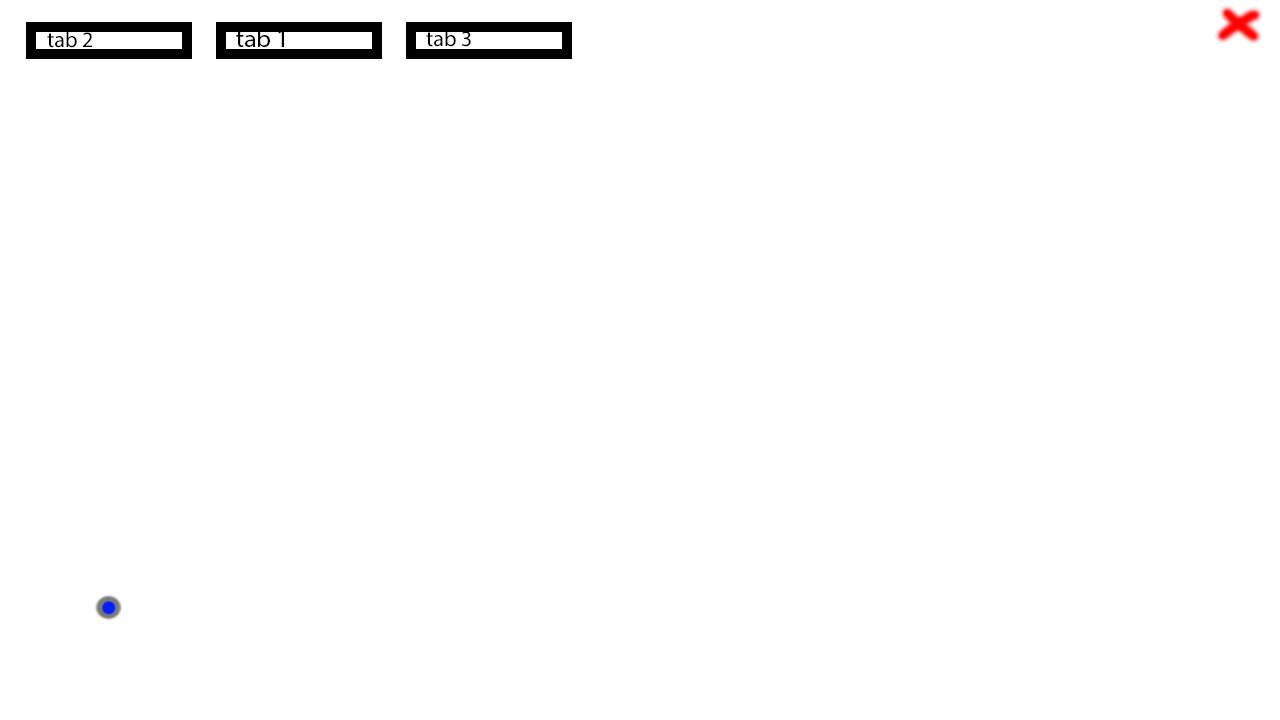
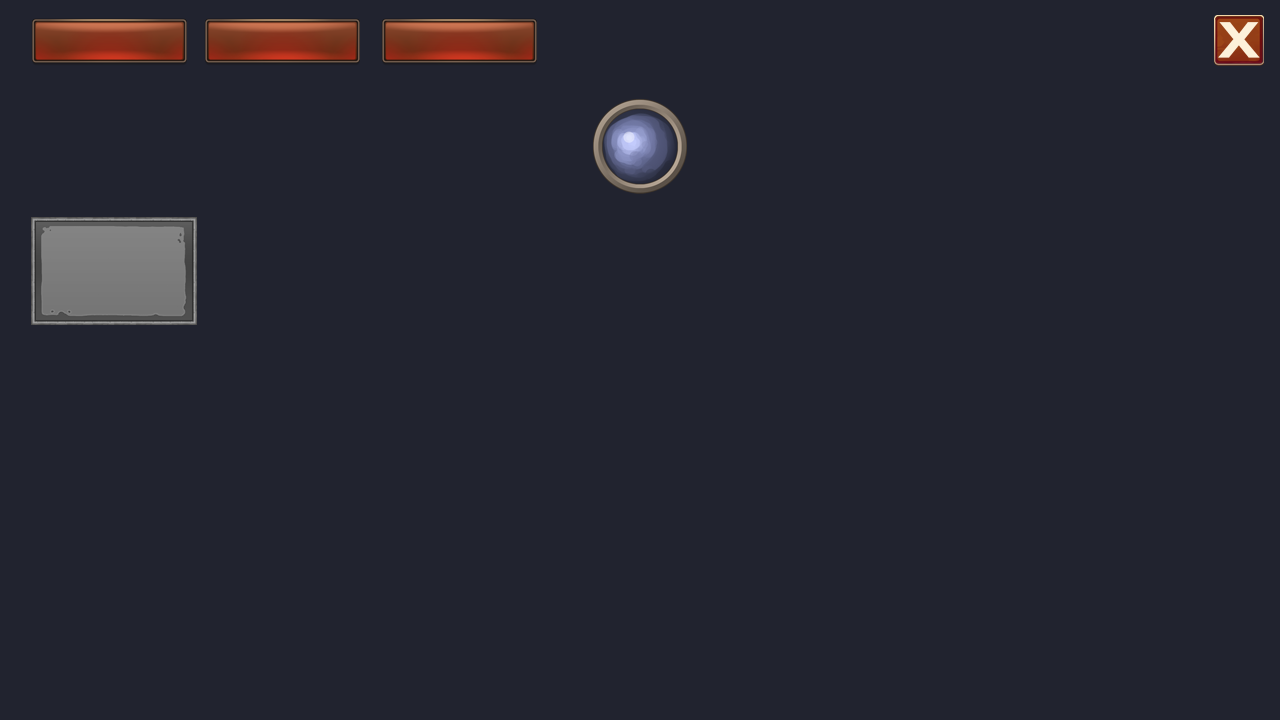
The second w=1280, h=720 image is a revision of the first. Changes to its layers:
added group "type=btn id=btn_btn --frames" with 4 layers in group "tab3 type=tab node_group=tabs --group" over (x1=31, y1=217, x2=197, y2=325)
added layer "disabled" (2nd of 3, in "tab3 type=tab node_group=tabs --group" › "type=btn id=btn_btn --frames") in group "type=btn id=btn_btn --frames" over (x1=31, y1=217, x2=197, y2=325)
added layer "click" in group "type=btn id=btn_btn --frames" over (x1=31, y1=217, x2=197, y2=325)
added layer "hover" in group "type=btn id=btn_btn --frames" over (x1=31, y1=217, x2=197, y2=325)
moved "idle" (in "tab3 type=tab node_group=tabs --group" › "type=btn id=btn_btn --frames") into group "type=btn id=btn_btn --frames", painted on it over (x1=31, y1=22, x2=572, y2=325)
added group "page_select type=radio_group --frames style=dir-h" (2nd of 2, in "tab3 type=tab node_group=tabs --group") with 2 layers in group "tab3 type=tab node_group=tabs --group" over (x1=593, y1=99, x2=687, y2=194)
added layer "selected" (2nd of 2, in "tab3 type=tab node_group=tabs --group" › "page_select type=radio_group --frames style=dir-h") in group "page_select type=radio_group --frames style=dir-h" over (x1=593, y1=99, x2=687, y2=194)
added layer "disabled" (3rd of 3, in "tab3 type=tab node_group=tabs --group" › "page_select type=radio_group --frames style=dir-h") in group "page_select type=radio_group --frames style=dir-h" over (x1=593, y1=99, x2=687, y2=194)
renamed "rim" to "type=btn id=tab2_btn target_tab=tab2", moved it out of group "idle", painted on it over (x1=204, y1=18, x2=382, y2=66)
renamed "idle" to "type=btn id=tab1_btn target_tab=tab1", moved it out of group "type=btn id=tab2_btn target_tab=tab2 --frames", painted on it over (x1=26, y1=18, x2=192, y2=66)
painted on "back" over (x1=0, y1=0, x2=1280, y2=720)
…and 10 more changes (1 added, 1 painted, 8 removed)
